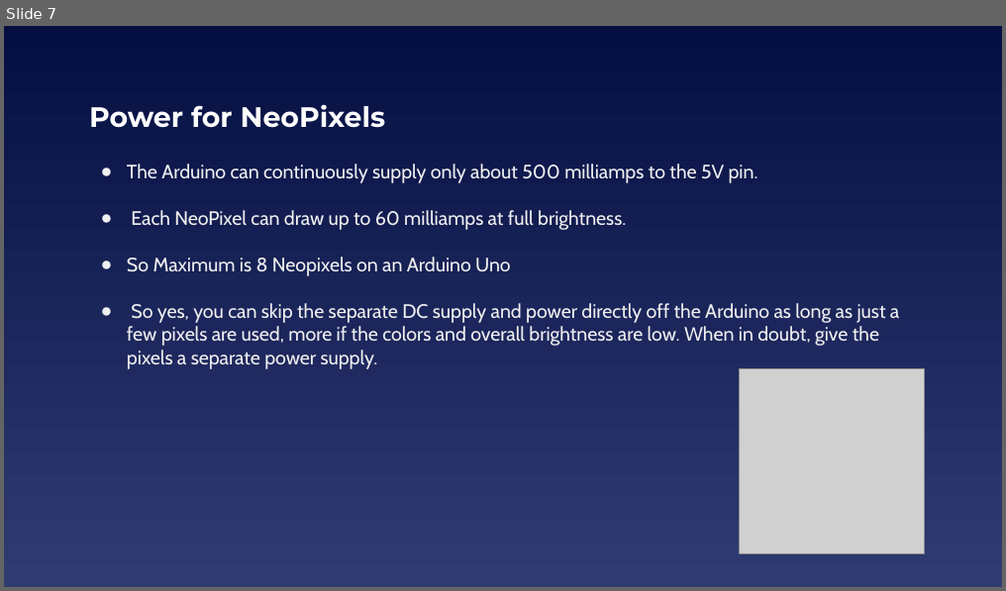
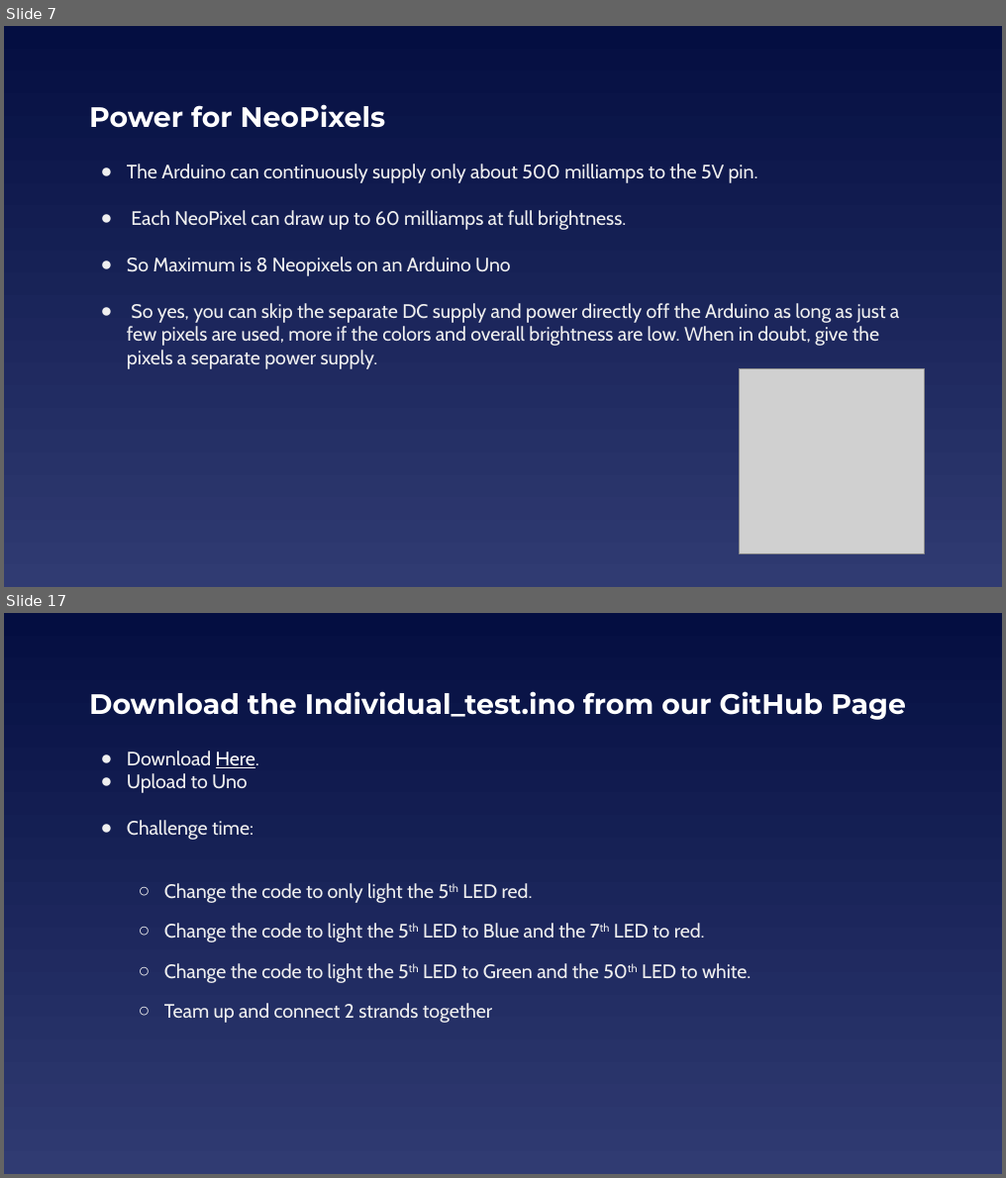
Before and after one commit to EELabMan/NeoPixels, a slide deck: NeoPixels.pptx. Shown one above the other, each under a label of ours: slide 7 before the commit, slides 7 and 17 after it; the slides between them are not shown. The pictures are 1006x591 and 1006x1178 pixels, drawn with LibreOffice and Linux fonts; fonts in the diff are those of the drawing; grey boxes stand for pictures. Boxes give left, top, right and bottom in pixels: in the first picture for what was removed or moved away, otherwise in the second. Text is boxed around its words. In the diff, an @@ line names an element or a change of style, - is before the commit and + after.

```diff
--- a/NeoPixels.pptx
+++ b/NeoPixels.pptx
@@ slide 17 added at (4,613,1002,1174), background gradient #040E41 to #303B72 @@
@@ title added at (89,691,906,720), 27 pt, text #FFFFFF, bold @@
+Download the Individual_test.ino from our GitHub Page
@@ text added at (127,751,750,1023), 18.7 pt, text #EFEFEF @@
+● Download Here.
+● Upload to Uno
+● Challenge time:
+  ○ Change the code to only light the 5th LED red.
+  ○ Change the code to light the 5th LED to Blue and the 7th LED to red.
+  ○ Change the code to light the 5th LED to Green and the 50th LED to white.
+  ○ Team up and connect 2 strands together
```
Also in this commit, not shown: 4 slides changed, 8 other slides added, 1 slide removed.
